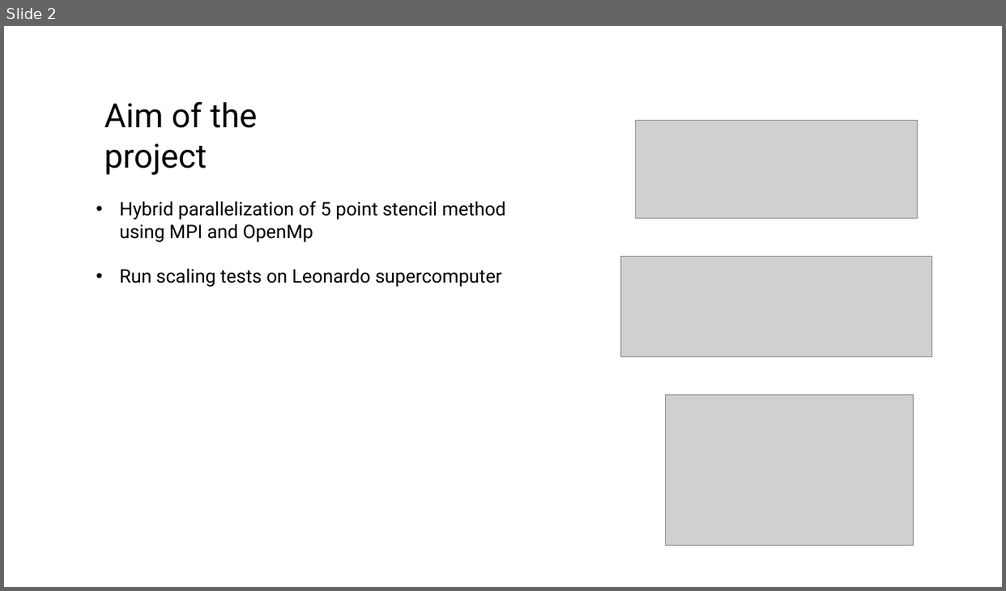
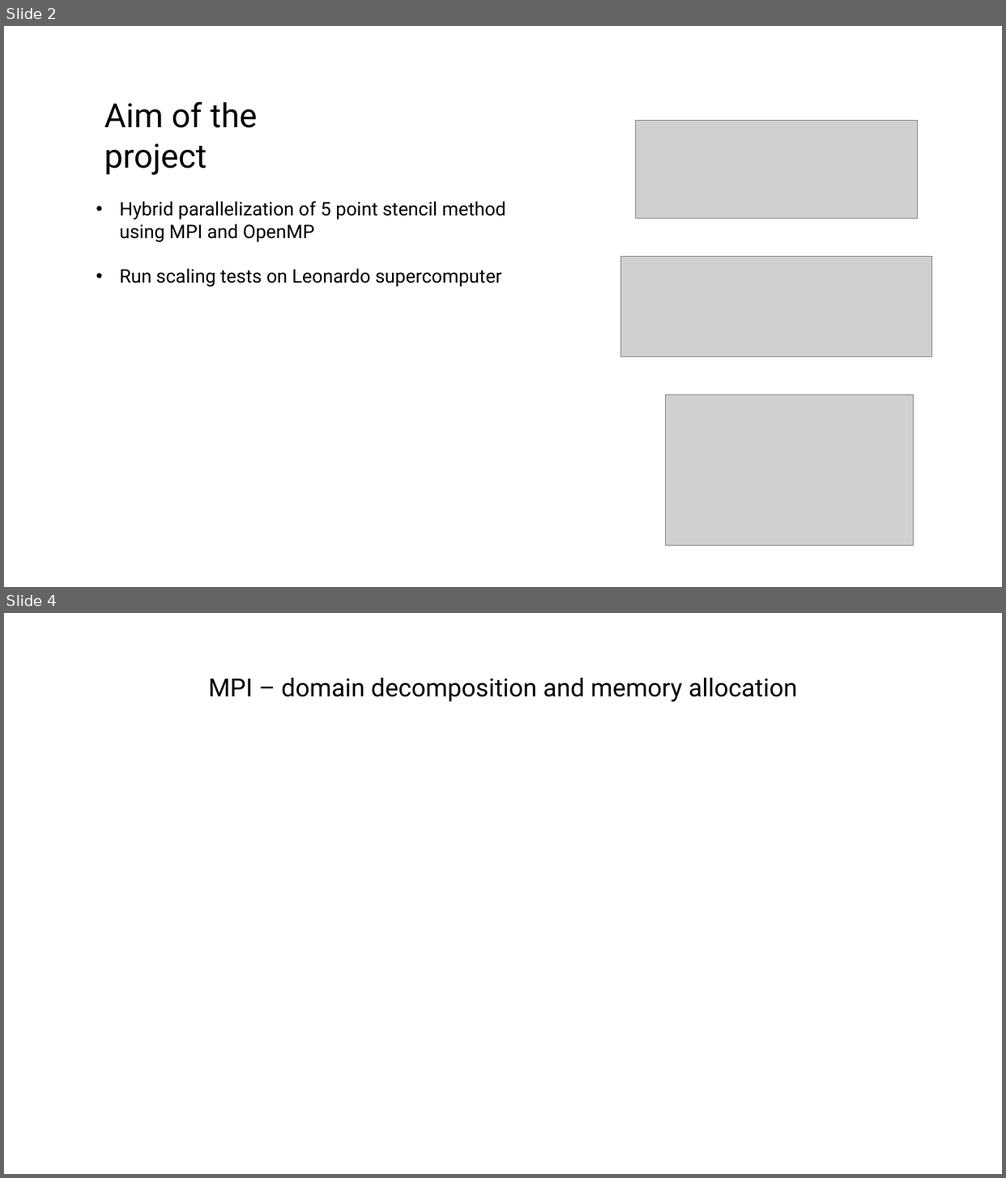
Before and after one commit to agnesevalentini/HPC_exam, a slide deck: HPC final project.pptx. Shown one above the other, each under a label of ours: slide 2 before the commit, slides 2 and 4 after it; the slides between them are not shown. The pictures are 1006x591 and 1006x1178 pixels, drawn with LibreOffice and Linux fonts; fonts in the diff are those of the drawing; grey boxes stand for pictures. Boxes give left, top, right and bottom in pixels: in the first picture for what was removed or moved away, otherwise in the second. Text is boxed around its words. In the diff, an @@ line names an element or a change of style, - is before the commit and + after.

```diff
--- a/HPC final project.pptx
+++ b/HPC final project.pptx
@@ slide 4 added at (4,613,1002,1174), background #FFFFFF @@
@@ text added at (208,678,797,702), 24 pt, text #000000 @@
+MPI – domain decomposition and memory allocation
@@ slide 2 changed as well @@
@@ text at (120,201,506,242): text changed @@
-• Hybrid parallelization of 5 point stencil method using MPI and OpenMp
+• Hybrid parallelization of 5 point stencil method using MPI and OpenMP
```
Also in this commit, not shown: 1 other slide changed, 8 other slides added, 1 slide removed, 5 other files.
